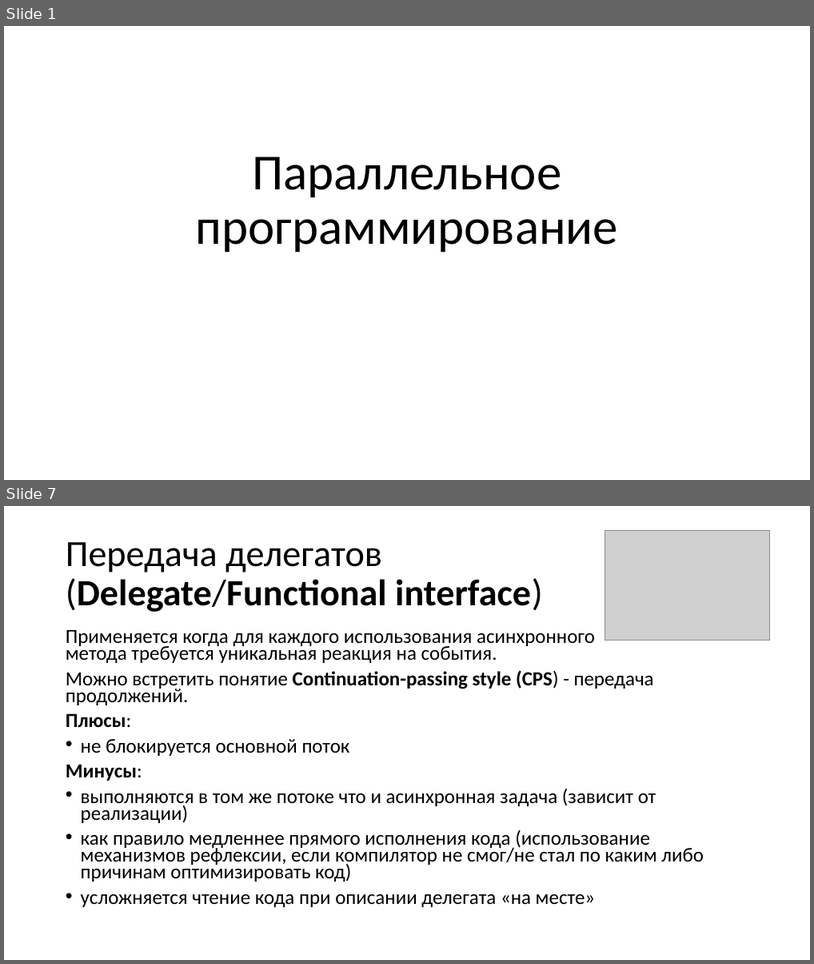
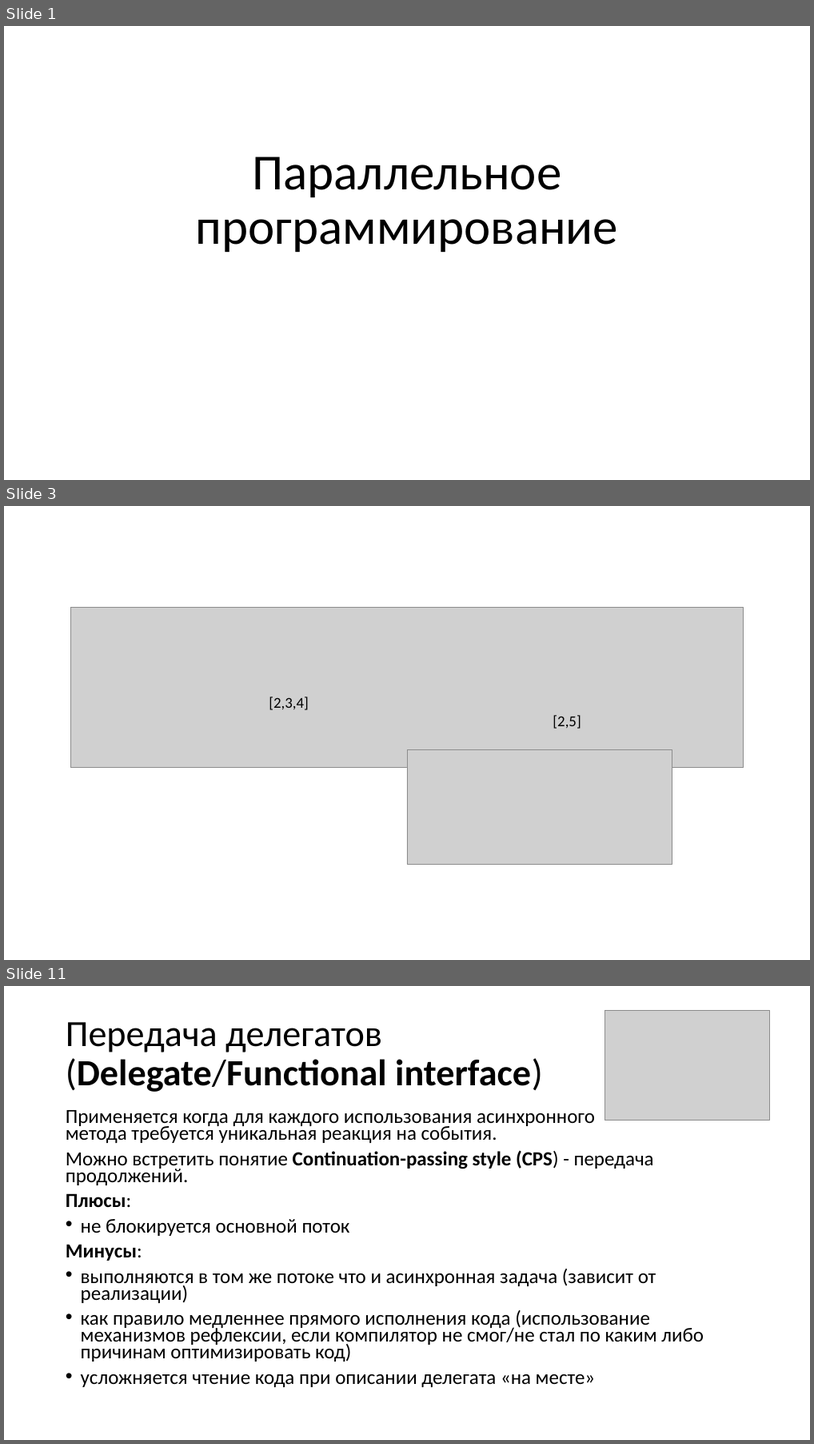
Before and after one commit to Zumisha/Parallel-Programming, a slide deck: Литература/Параллельное программирование.pptx. Shown one above the other, each under a label of ours: slides 1 and 7 before the commit, slides 1, 3 and 11 after it; the slides between them are not shown. The pictures are 814x964 and 814x1444 pixels, drawn with LibreOffice and Linux fonts; fonts in the diff are those of the drawing; grey boxes stand for pictures. Boxes give left, top, right and bottom in pixels: in the first picture for what was removed or moved away, otherwise in the second. Text is boxed around its words. In the diff, an @@ line names an element or a change of style, - is before the commit and + after.

```diff
--- a/Литература/Параллельное программирование.pptx
+++ b/Литература/Параллельное программирование.pptx
@@ slide 3 added at [4, 506, 810, 960], background #FFFFFF @@
@@ picture added at [70, 607, 745, 768] @@
@@ text added at [269, 696, 309, 710], 18 pt, text #000000 @@
+[2,3,4]
@@ text added at [553, 715, 581, 728], 18 pt, text #000000 @@
+[2,5]
@@ picture added at [407, 750, 673, 864] @@
@@ what was slide 7 is now slide 11 @@
```
Also in this commit, not shown: 5 slides changed, 7 other slides added, 2 slides removed, 7 other files.
